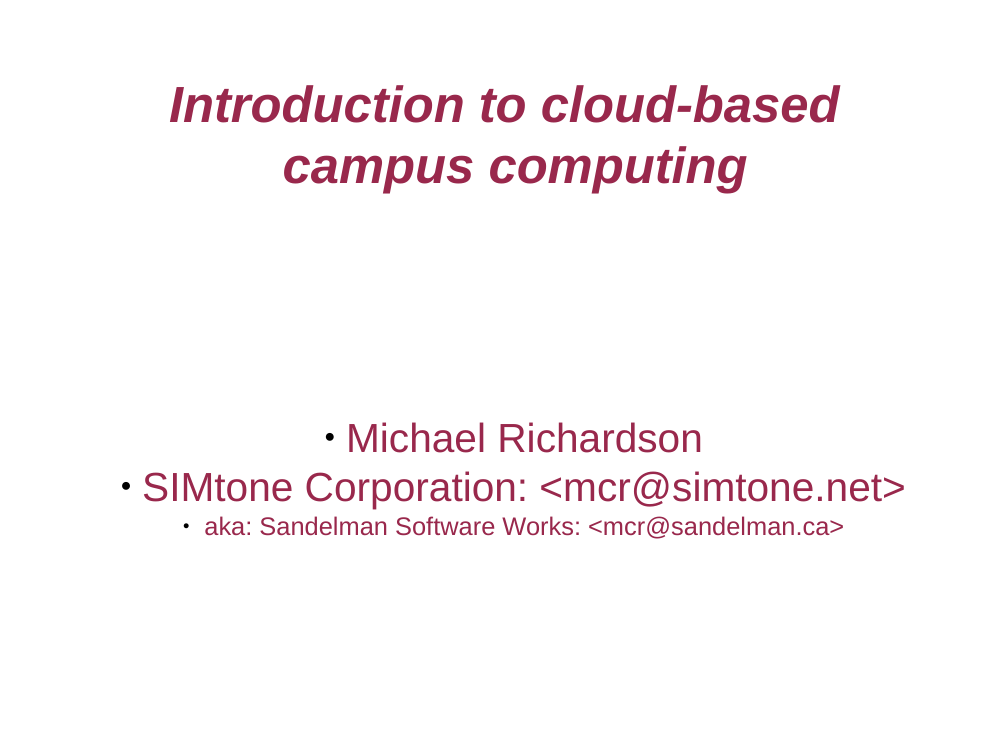
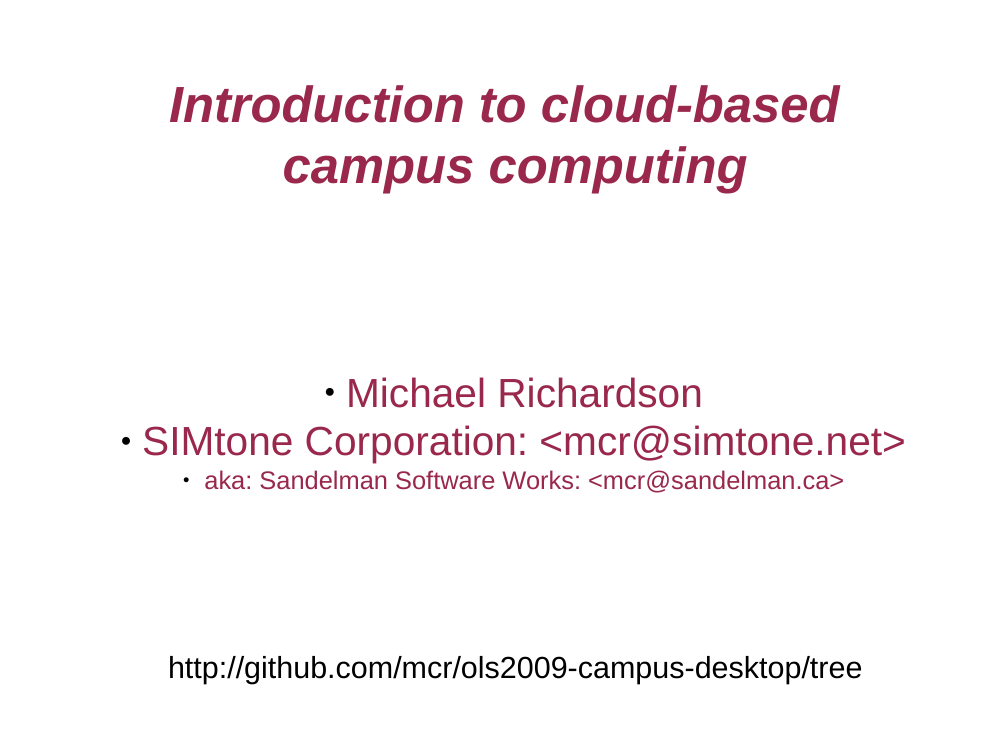
Before and after one commit to mcr/ols2009-campus-desktop, a slide deck: slide 1 of campusdesktop.odp. Drawn at 1008x756 pixels with LibreOffice and Linux fonts; fonts in the diff are those of the drawing; background and template pictures are left out. Boxes give left, top, right and bottom in pixels: in the first picture for what was removed or moved away, otherwise in the second. Text is boxed around its words. In the diff, an @@ line names an element or a change of style, - is before the commit and + after.

```diff
--- a/campusdesktop.odp
+++ b/campusdesktop.odp
@@ subtitle "Michael Richardson": place and size @@
-subtitle "Michael Richardson" at bbox=[142, 422, 905, 539]
+subtitle "Michael Richardson" at bbox=[142, 377, 905, 493]
@@ text added at bbox=[168, 656, 862, 684], 24 pt, text #000000 @@
+http://github.com/mcr/ols2009-campus-desktop/tree
```
Also in this commit, not shown: 3 other slides changed, 27 slides added, 2 slides removed, 3 other files.
